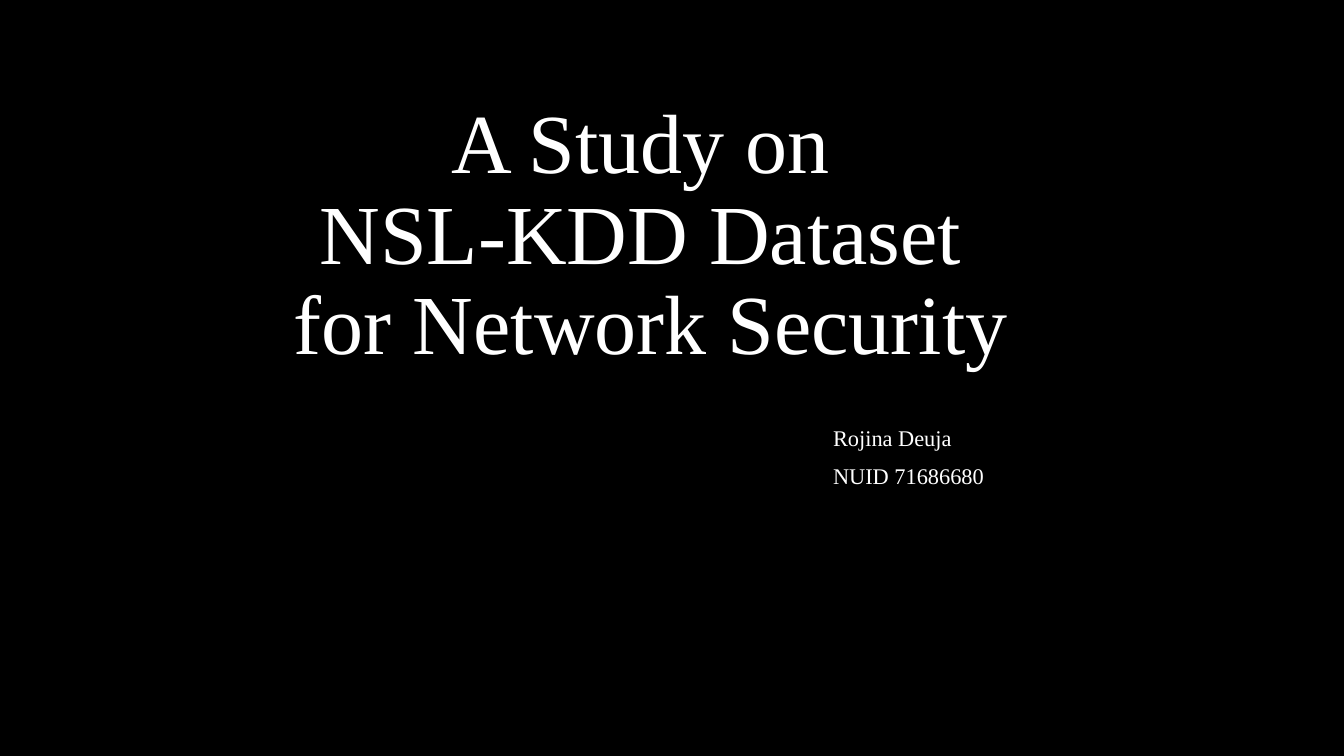
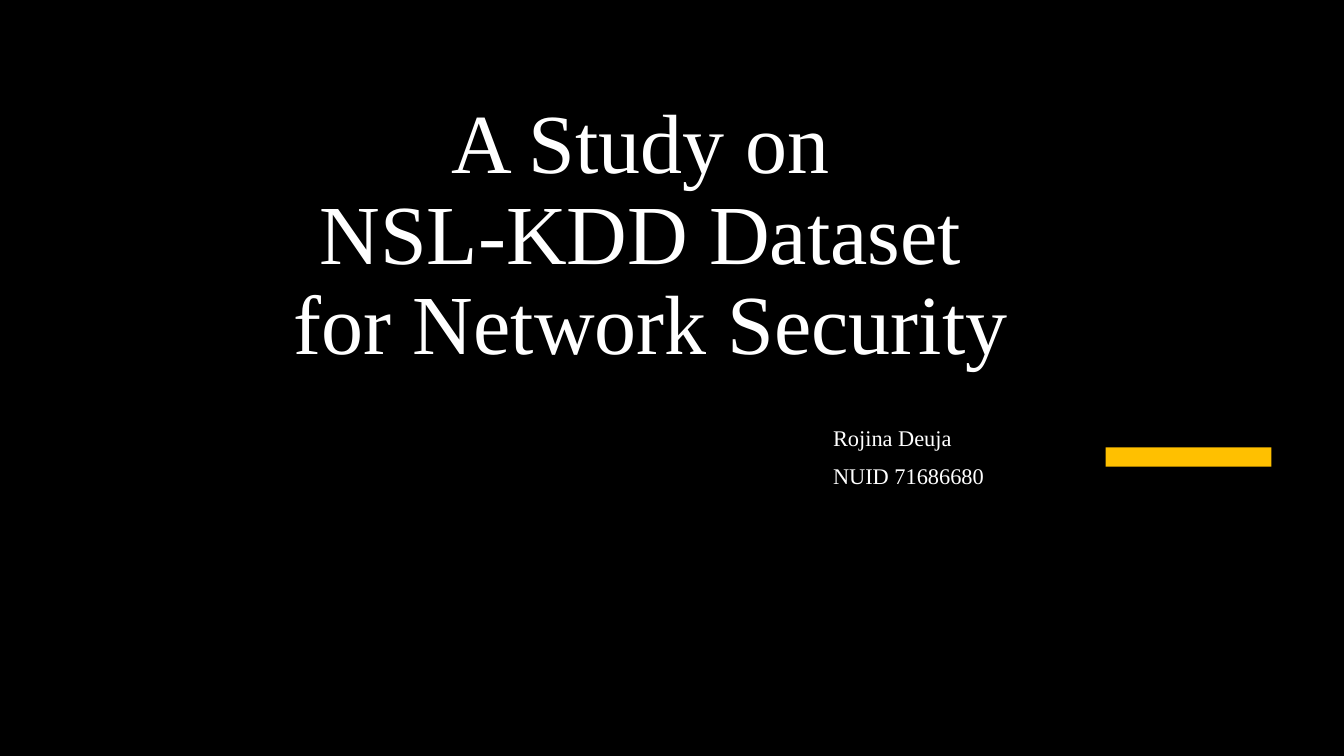
Before and after one commit to rojinadeuja/NSL-KDD-Network-Security, a slide deck: slide 1 of NSL_KDD_Network_Security_Analysis.pptx. Drawn at 1344x756 pixels with LibreOffice and Linux fonts; fonts in the diff are those of the drawing; background and template pictures are left out. Boxes give left, top, right and bottom in pixels: in the first picture for what was removed or moved away, otherwise in the second. Text is boxed around its words. In the diff, an @@ line names an element or a change of style, - is before the commit and + after.

```diff
--- a/NSL_KDD_Network_Security_Analysis.pptx
+++ b/NSL_KDD_Network_Security_Analysis.pptx
@@ rectangle added at (x1=1106, y1=448, x2=1271, y2=467), fill #FFC000 @@
```
Also in this commit, not shown: 6 other slides changed.
